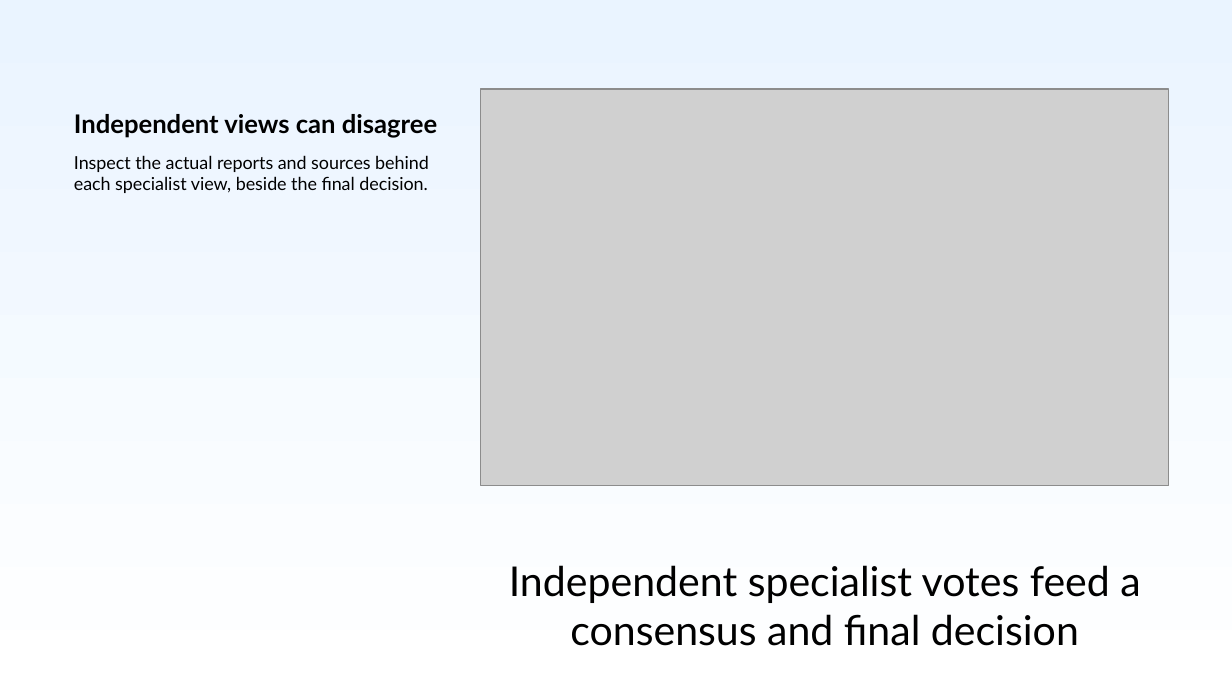
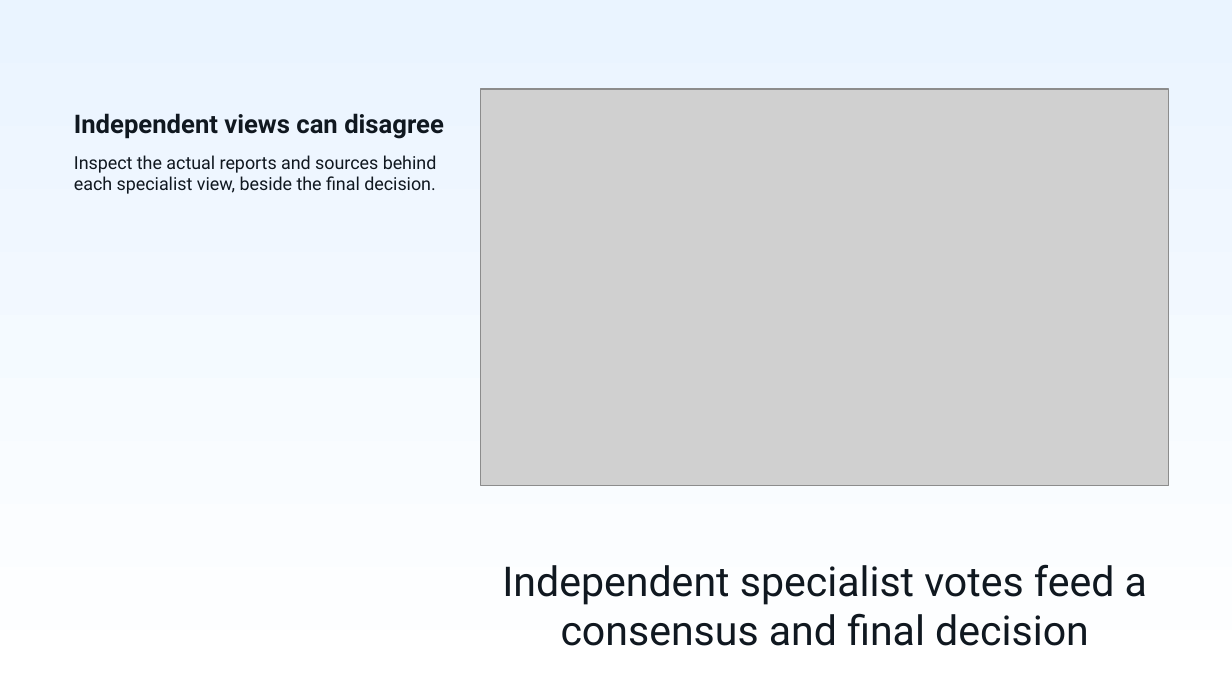
Before and after one commit to jere67/parallax, a slide deck: slide 6 of docs/presentation/trading-agent-mvp-pitch.pptx. Drawn at 1232x693 pixels with LibreOffice and Linux fonts; fonts in the diff are those of the drawing; grey boxes stand for pictures. Boxes give left, top, right and bottom in pixels: in the first picture for what was removed or moved away, otherwise in the second. Text is boxed around its words. In the diff, an @@ line names an element or a change of style, - is before the commit and + after.

```diff
--- a/docs/presentation/trading-agent-mvp-pitch.pptx
+++ b/docs/presentation/trading-agent-mvp-pitch.pptx
@@ title "Independent views can disagree" at bbox=[74, 113, 444, 139]: font Lato to Roboto @@
@@ text "Inspect the actual reports and ..." at bbox=[74, 155, 437, 194]: font Lato to Roboto; less space between paragraphs @@
@@ text "Independent specialist votes feed a ..." at bbox=[502, 564, 1147, 646]: font Lato to Roboto; less space between paragraphs @@
```
Also in this commit, not shown: 7 other slides changed.
